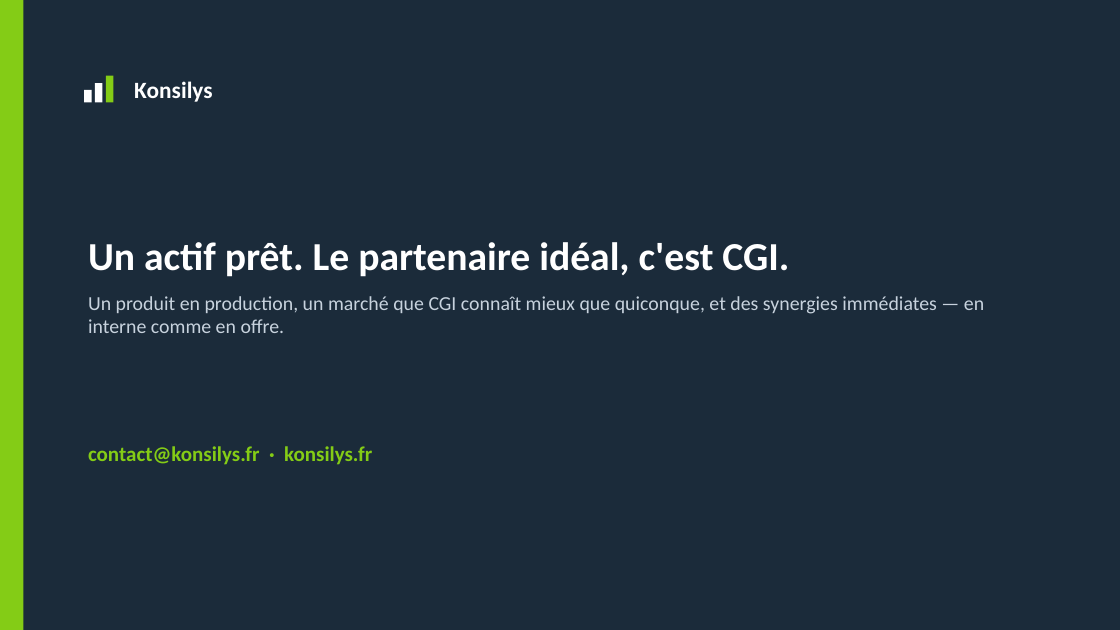
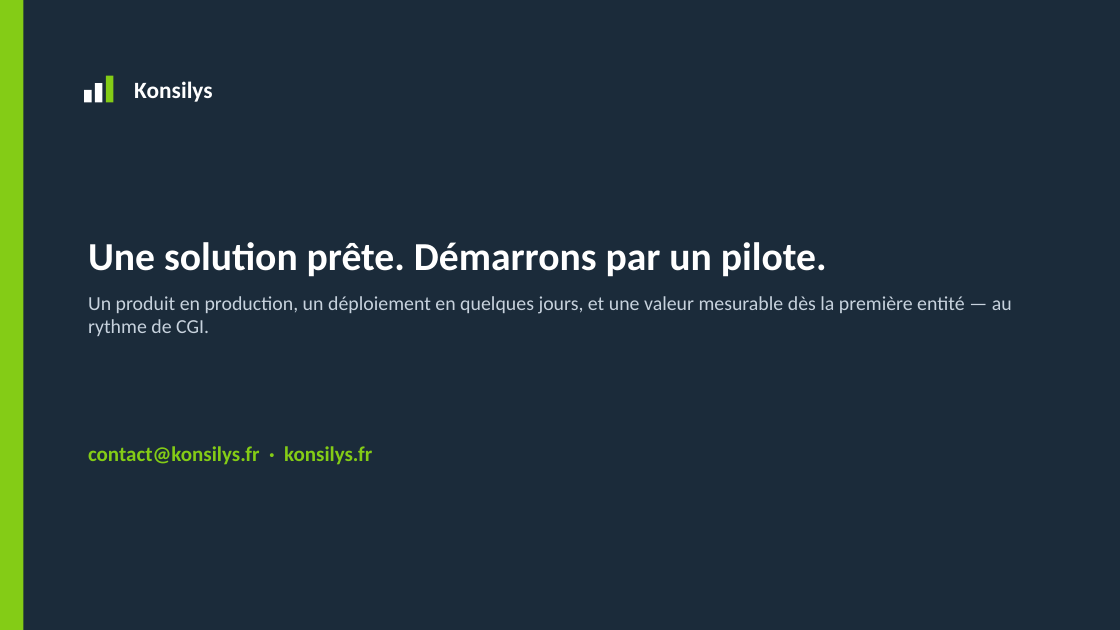
Before and after one commit to Charlesa6/esn-manager, a slide deck: slide 14 of deliverables/Konsilys_Pitch_CGI.pptx. Drawn at 1120x630 pixels with LibreOffice and Linux fonts; fonts in the diff are those of the drawing. Boxes give left, top, right and bottom in pixels: in the first picture for what was removed or moved away, otherwise in the second. Text is boxed around its words. In the diff, an @@ line names an element or a change of style, - is before the commit and + after.

```diff
--- a/deliverables/Konsilys_Pitch_CGI.pptx
+++ b/deliverables/Konsilys_Pitch_CGI.pptx
@@ text at [88, 242, 1012, 336]: text changed @@
-Un actif prêt. Le partenaire idéal, c'est CGI.
-Un produit en production, un marché que CGI connaît mieux que quiconque, et des synergies immédiates — en interne comme en offre.
+Une solution prête. Démarrons par un pilote.
+Un produit en production, un déploiement en quelques jours, et une valeur mesurable dès la première entité — au rythme de CGI.
```
Also in this commit, not shown: 9 other slides changed, 3 slides added, 3 slides removed, 5 other files.
